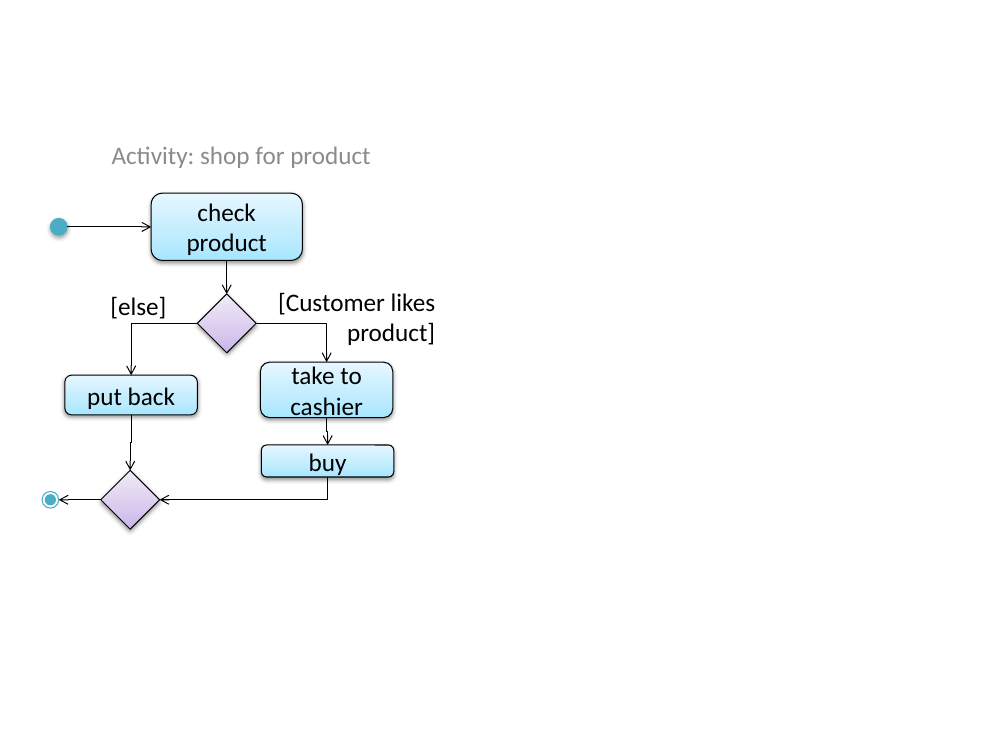
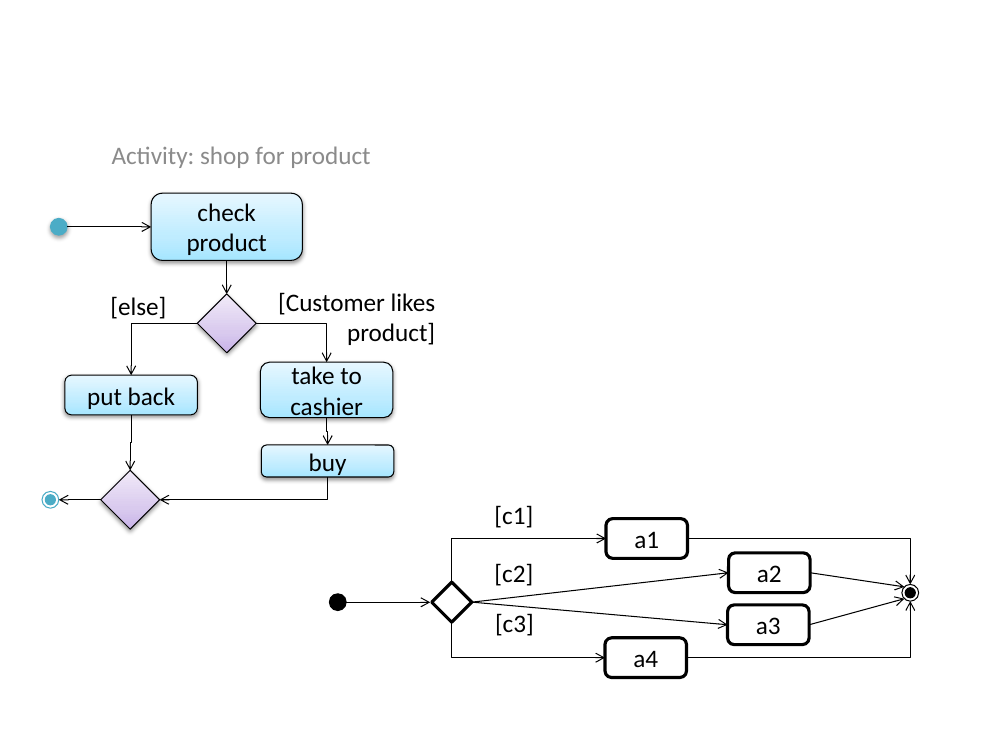
Before and after one commit to se-edu/se-book, a slide deck: slide 1 of diagrams/uml/activityDiagrams/basicNotations/alternatePaths/example.pptx. Drawn at 1008x756 pixels with LibreOffice and Linux fonts; fonts in the diff are those of the drawing. Boxes give left, top, right and bottom in pixels: in the first picture for what was removed or moved away, otherwise in the second. Text is boxed around its words. In the diff, an @@ line names an element or a change of style, - is before the commit and + after.

```diff
--- a/diagrams/uml/activityDiagrams/basicNotations/alternatePaths/example.pptx
+++ b/diagrams/uml/activityDiagrams/basicNotations/alternatePaths/example.pptx
@@ text added at [494, 505, 533, 528], 18 pt, text #000000 @@
+[c1]
@@ elbow arrow added from (452, 582) to (606, 538), #000000 0.75 pt @@
@@ rounded rectangle added at [606, 519, 687, 558], fill #FFFFFF, outline #000000 2.25 pt, 18 pt, text #000000 @@
+a1
@@ elbow arrow added from (687, 538) to (910, 585), #000000 0.75 pt @@
@@ text added at [494, 563, 533, 586], 18 pt, text #000000 @@
+[c2]
@@ rounded rectangle added at [729, 553, 810, 593], fill #FFFFFF, outline #000000 2.25 pt, 18 pt, text #000000 @@
+a2
@@ ellipse added at [330, 594, 347, 611], fill #000000, outline #000000 0.75 pt @@
@@ diamond added at [431, 582, 472, 622], fill #FFFFFF, outline #000000 2.25 pt @@
@@ arrow added from (472, 602) to (729, 573), #000000 0.75 pt @@
@@ arrow added from (809, 625) to (904, 599), #000000 0.75 pt @@
@@ arrow added from (810, 573) to (904, 587), #000000 0.75 pt @@
@@ ellipse added at [902, 585, 919, 602], fill #FFFFFF, outline #000000 0.75 pt @@
@@ ellipse added at [906, 589, 914, 597], fill #000000, outline #000000 2 pt @@
@@ elbow arrow added from (346, 602) to (430, 603), #000000 0.75 pt @@
@@ elbow arrow added from (452, 622) to (605, 657), #000000 0.75 pt @@
@@ arrow added from (472, 602) to (728, 625), #000000 0.75 pt @@
@@ text added at [495, 613, 534, 636], 18 pt, text #000000 @@
+[c3]
@@ elbow arrow added from (686, 657) to (910, 601), #000000 0.75 pt @@
@@ rounded rectangle added at [728, 605, 809, 644], fill #FFFFFF, outline #000000 2.25 pt, 18 pt, text #000000 @@
+a3
@@ rounded rectangle added at [605, 638, 686, 677], fill #FFFFFF, outline #000000 2.25 pt, 18 pt, text #000000 @@
+a4
```
Also in this commit, not shown: 3 other files.
